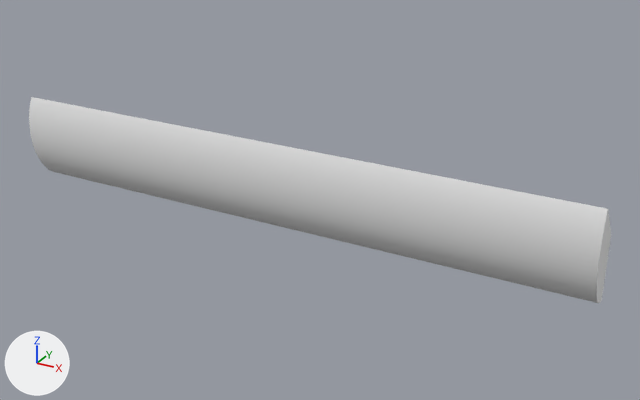
The OBJ model assets/urdf/fmb_insertion/ellipse/peg/peg_coll_02.obj: old version first, new version second.
Rendered twice from a camera (50 mm lens) standing at (0.1013, -0.1698, 0.0785) and looking at (0.0087, -0.0015, -0.0057). The lights are fixed; the arrows at lower left show +X, +Y and +Z. The older version comes first. Where no turn or scale is listed for an object, it has been applied to the vertices.

Names of what the first picture shows: 'peg_coll_02'.
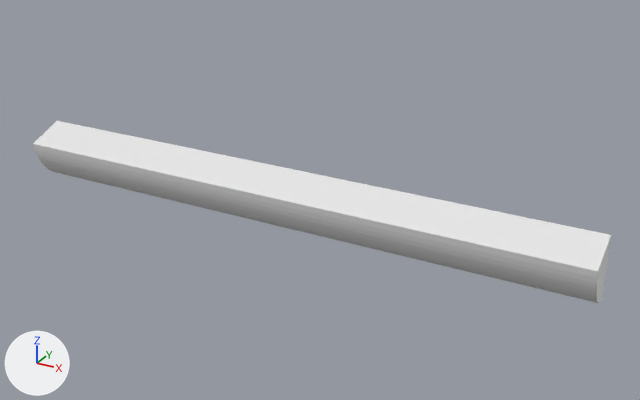
The newer file is also turned or shifted as a whole; pictures and numbers use the older file's frame.

What the commit changed:
me_peg_coll_02 is used by ob_peg_coll_02; location (0.0, 0.0, 0.0).
me_peg_coll_02 had 60 vertices, 116 faces and spanned x -0.075..0.075, y -0.01..0.0, z -0.015..0.009.
me_peg_coll_02 now has 28 vertices, 52 faces and spans x -0.075..0.075, y -0.01..0.0, z -0.015..0.0.
Part 1, on me_peg_coll_02:
32 vertices are removed from x -0.075..0.075, y -0.01..-0.001, z -0.015..0.009.
86 faces are deleted.
6 vertices move within x -0.075..0.075, y -0.008..-0.002, z -0.015..-0.009.
22 new faces join them.

Pixel boxes [x1, y1, x2, y2] of what changed, in the pictures (640 x 400 px):
'peg_coll_02', reshaped (12% shorter): before [29, 97, 611, 303]; after [33, 121, 611, 303]
